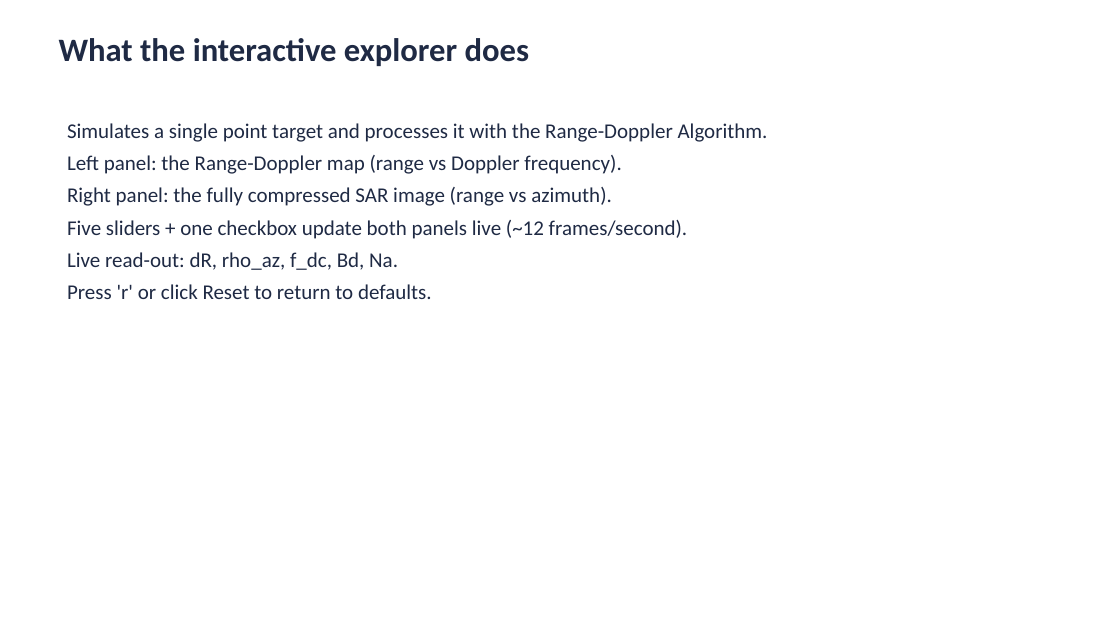
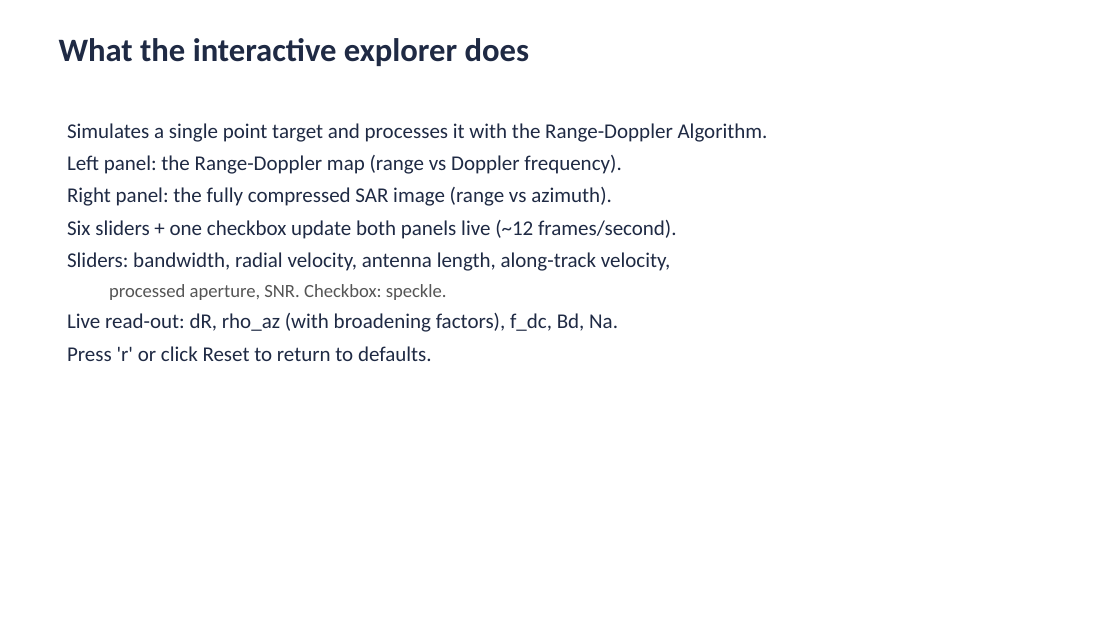
Before and after one commit to notmaineyy/range_doppler, a slide deck: slide 4 of task1_slides.pptx. Drawn at 1120x630 pixels with LibreOffice and Linux fonts; fonts in the diff are those of the drawing. Boxes give left, top, right and bottom in pixels: in the first picture for what was removed or moved away, otherwise in the second. Text is boxed around its words. In the diff, an @@ line names an element or a change of style, - is before the commit and + after.

```diff
--- a/task1_slides.pptx
+++ b/task1_slides.pptx
@@ text at [67,220,677,332]: text changed @@
-Five sliders + one checkbox update both panels live (~12 frames/second).
-Live read-out: dR, rho_az, f_dc, Bd, Na.
+Six sliders + one checkbox update both panels live (~12 frames/second).
+Sliders: bandwidth, radial velocity, antenna length, along-track velocity,
+  processed aperture, SNR. Checkbox: speckle.
+Live read-out: dR, rho_az (with broadening factors), f_dc, Bd, Na.
```
Also in this commit, not shown: 7 other slides changed, 1 slide added, 17 other files.
